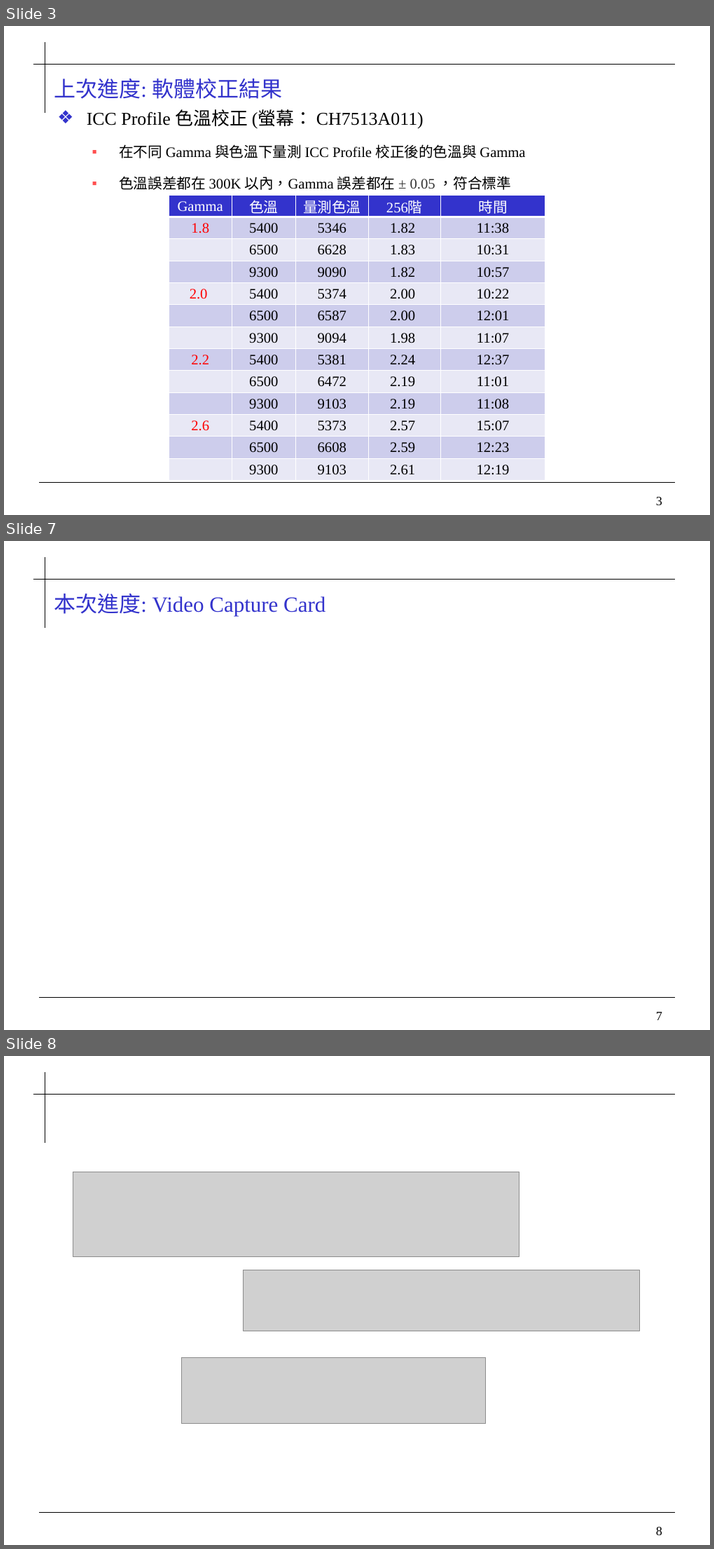
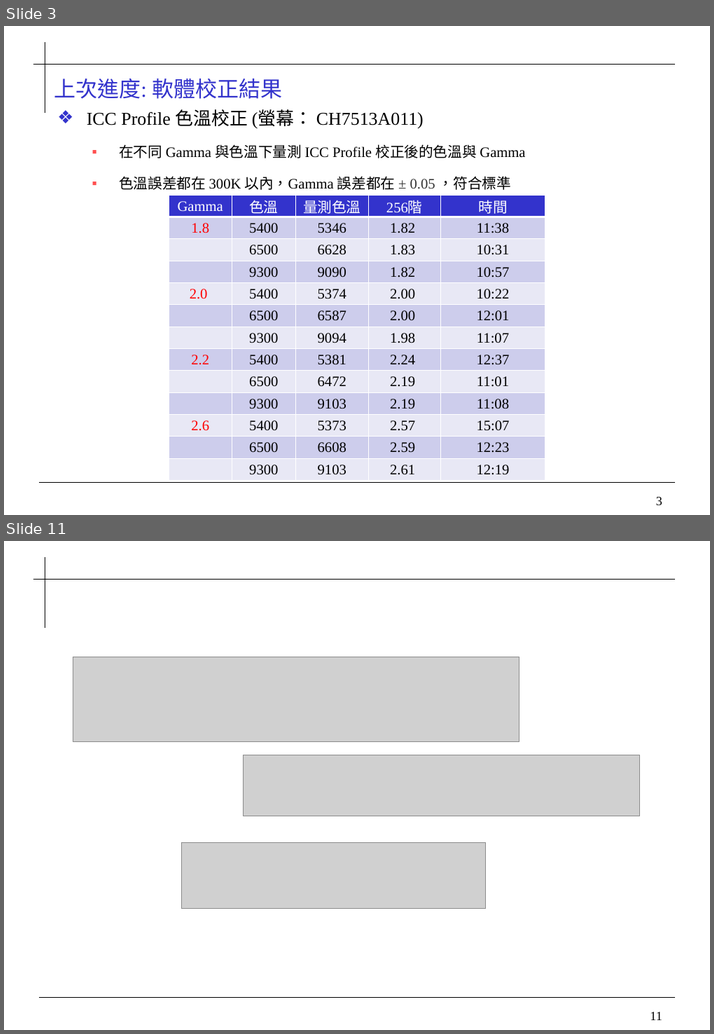
Before and after one commit to 0ilasis0/home, a slide deck: Onyx_進度報告_1013.pptx. Shown one above the other, each under a label of ours: slides 3, 7 and 8 before the commit, slides 3 and 11 after it; the slides between them are not shown. The pictures are 714x1549 and 714x1034 pixels, drawn with LibreOffice and Linux fonts; fonts in the diff are those of the drawing; grey boxes stand for pictures; background and template pictures are left out. Boxes give left, top, right and bottom in pixels: in the first picture for what was removed or moved away, otherwise in the second. Text is boxed around its words. In the diff, an @@ line names an element or a change of style, - is before the commit and + after.

```diff
--- a/Onyx_進度報告_1013.pptx
+++ b/Onyx_進度報告_1013.pptx
@@ slide 7 removed at [4,541,710,1030], background #FFFFFF; not listed: 4 template elements that a slide beside it also shows @@
@@ title removed at [54,593,325,616] @@
-本次進度: Video Capture Card
@@ what was slide 8 is now slide 11 @@
@@ page number at [649,1011,661,1020]: text changed @@
-8
+11
```
Also in this commit, not shown: 1 slide changed, 7 slides added, 2 other slides removed, 3 other files.
